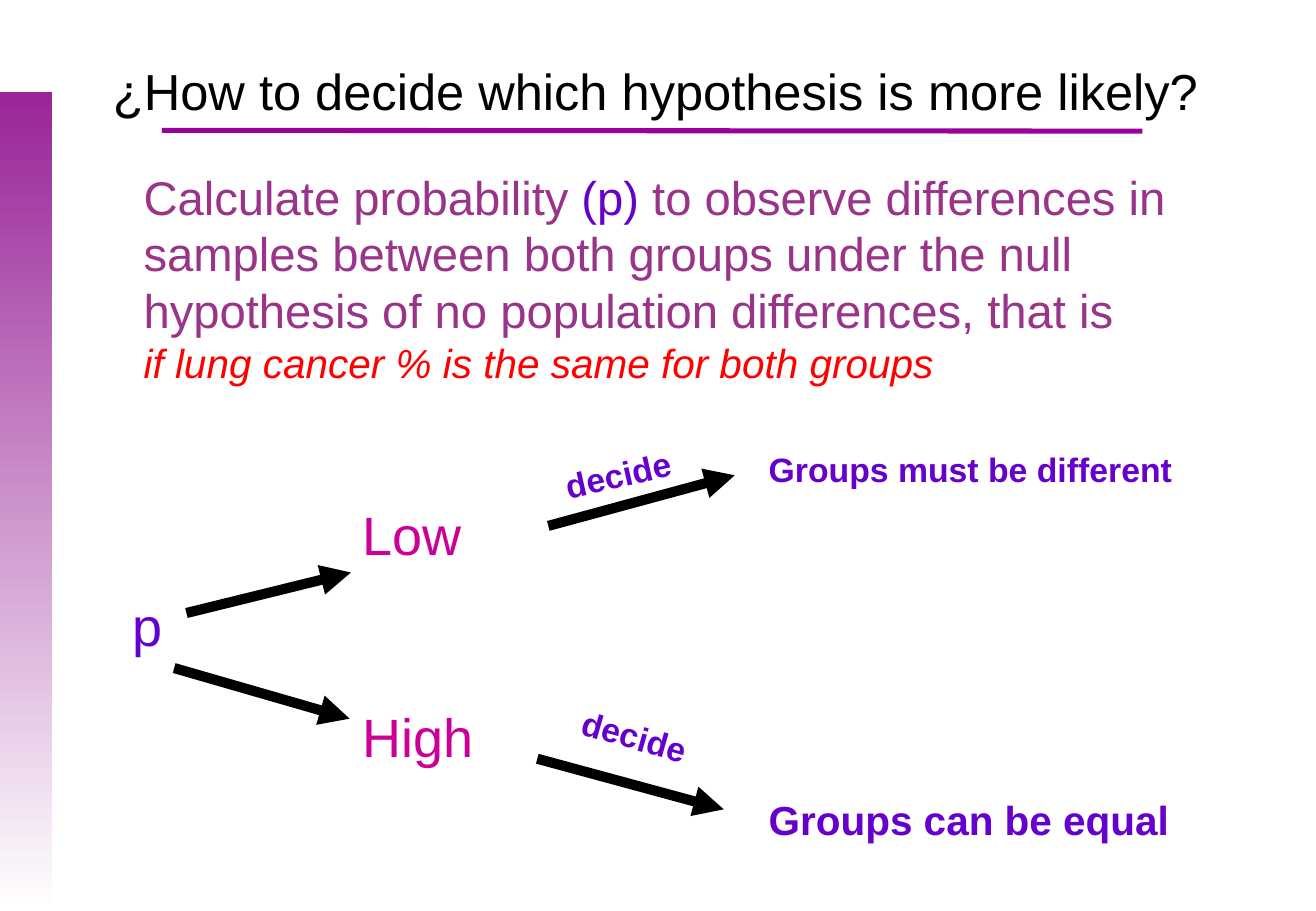
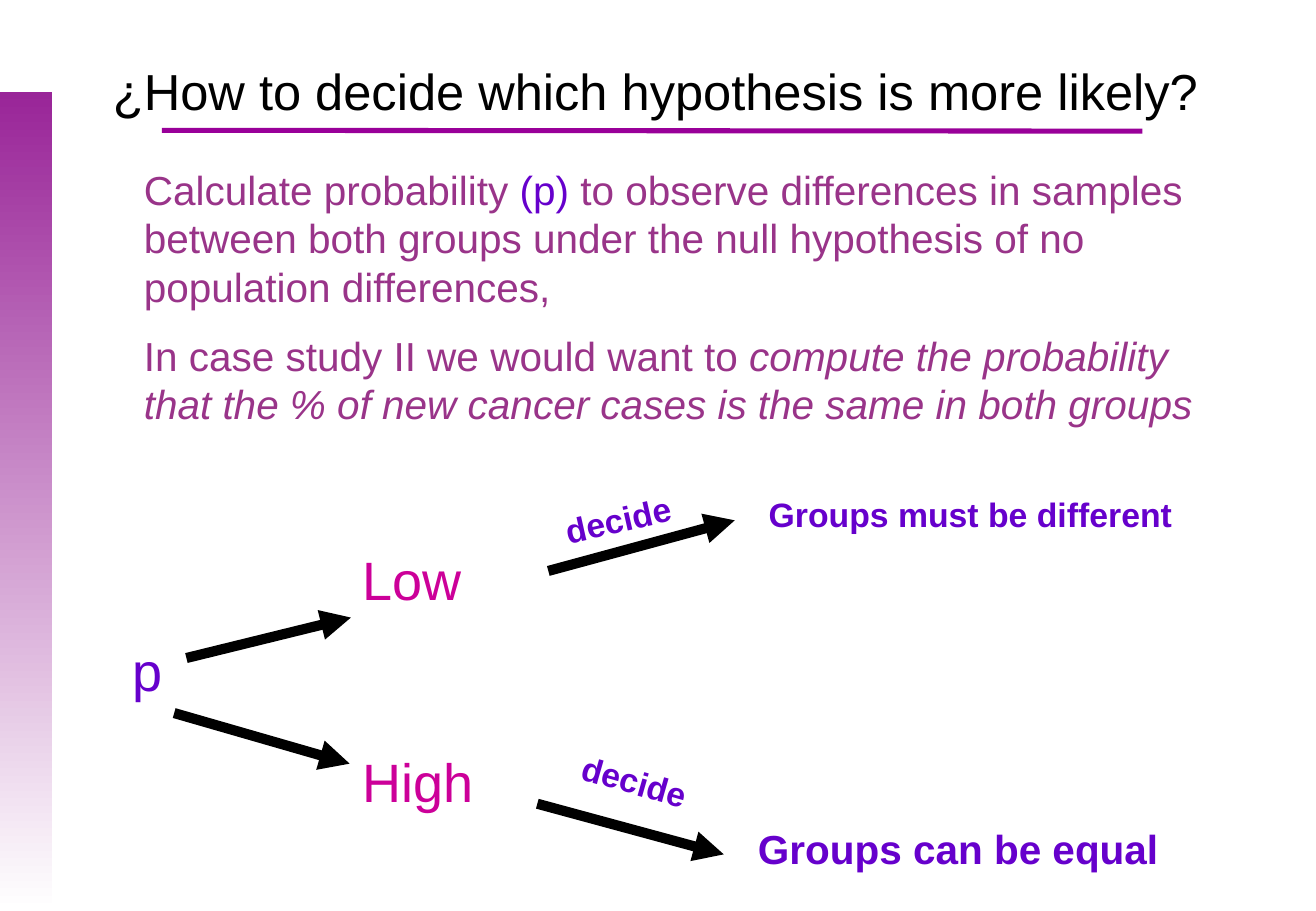
Before and after one commit to uebvhir/Course_Basic_Statistics-VHIO-2019, a slide deck: slide 9 of Sessio_6/EBB_2019_Session_6_Hypothesis_tests.pptx (slide 8 before the commit). Drawn at 1316x911 pixels with LibreOffice and Linux fonts; fonts in the diff are those of the drawing; background and template pictures are left out. Boxes give left, top, right and bottom in pixels: in the first picture for what was removed or moved away, otherwise in the second. Text is boxed around its words. In the diff, an @@ line names an element or a change of style, - is before the commit and + after.

Commit message:
Updated hypothesis tests slides

```diff
--- a/Sessio_6/EBB_2019_Session_6_Hypothesis_tests.pptx
+++ b/Sessio_6/EBB_2019_Session_6_Hypothesis_tests.pptx
@@ text at [144,175,1192,427]: text changed; size 28 to 24 pt @@
-Calculate probability (p) to observe differences in samples between both groups under the null hypothesis of no population differences, that is
-if lung cancer % is the same for both groups
+Calculate probability (p) to observe differences in samples between both groups under the null hypothesis of no population differences,
+In case study II we would want to compute the probability that the % of new cancer cases is the same in both groups
@@ 6 texts, 4 arrows: place and size @@
-6 texts, 4 arrows at [133,431,1172,809]
+6 texts, 4 arrows at [133,476,1172,854]
@@ text "Groups can be equal": place and size @@
-text "Groups can be equal" at [769,805,1169,843]
+text "Groups can be equal" at [758,834,1158,872]
```
Also in this commit, not shown: 12 other slides changed, 3 slides added, 2 slides removed, 1 other file.
